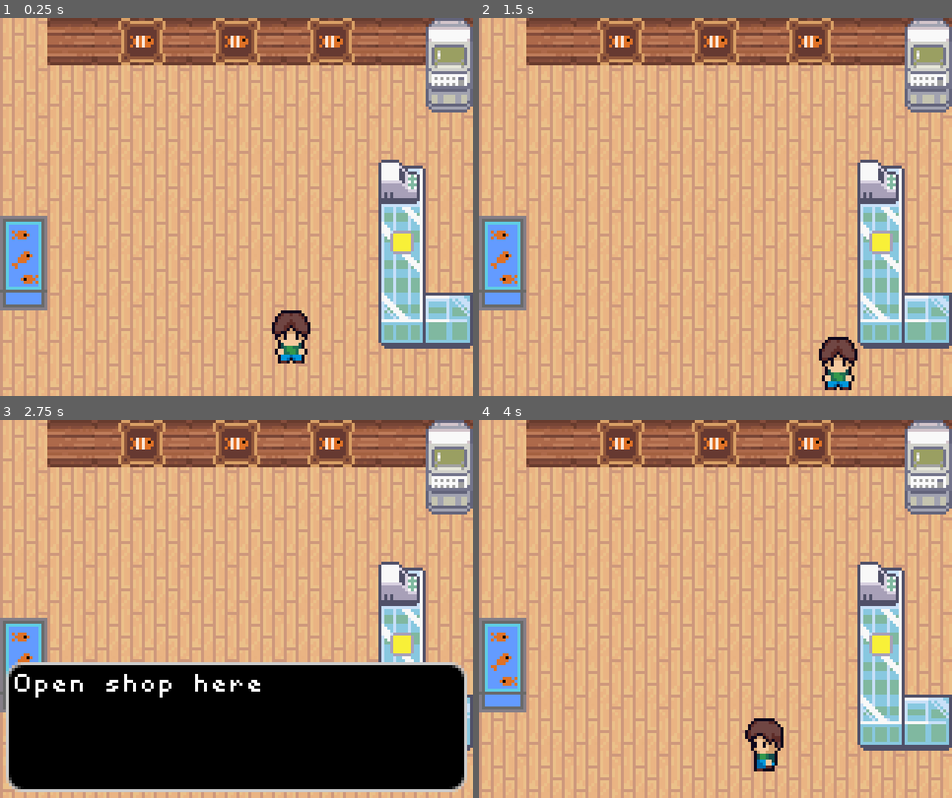
Above: before the commit, frames 1-4 (two rows, left to right).
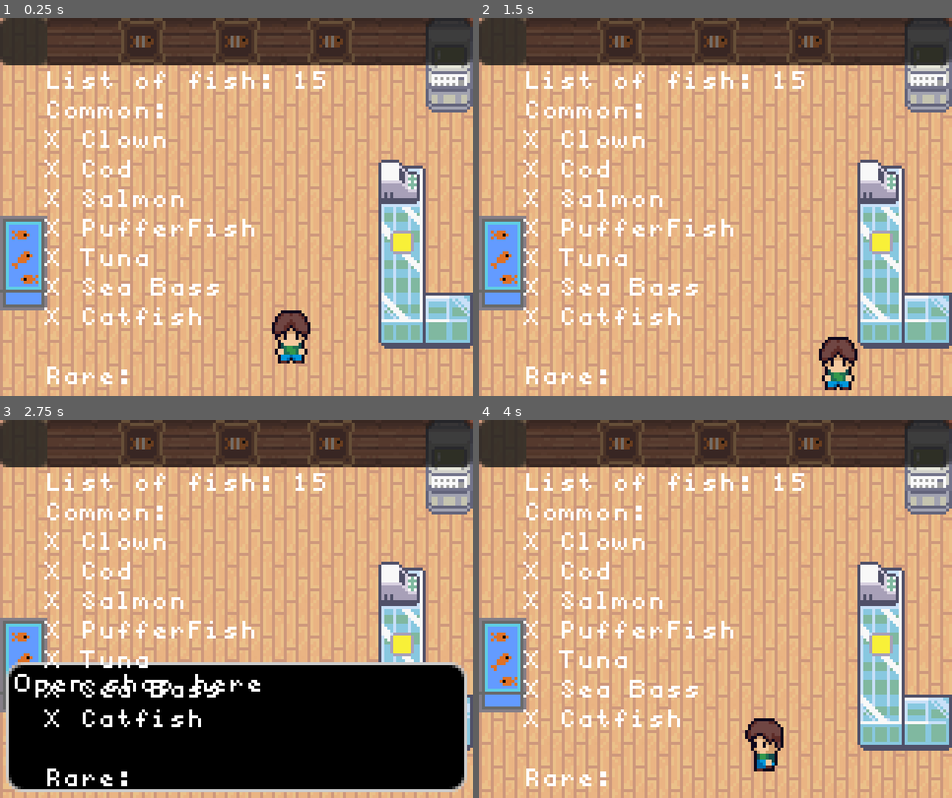
Above: after the commit, the same moments.

Repository: ColinVanderMeer/UntitledFishingGameGodot
Game: Godot game, scene res://shop.tscn
Same seed, same stepped clock (60 frames per second), same inputs: the game is played once before the commit and once after it. The project has no main scene, so this scene is started directly.
Inputs:
- Up to frame 1 (0.25 s): no input
- Up to frame 2 (1.5 s): tap Enter at 0.5 s; hold Right (ui_right) 0.53-1.28 s; tap E (interact) at 0.6, 1.35 s; tap Space at 1.25 s; hold Down (ui_down) from 1.28 s (still down)
- Up to frame 3 (2.75 s): tap Enter at 2 s; release Down (ui_down) at 2.03 s; hold Right (ui_right) from 2.03 s (still down); tap E (interact) at 2.1 s
- Up to frame 4 (4 s): tap Space at 2.75 s; release Right (ui_right) at 2.78 s; hold Up (ui_up) 2.78-3.53 s; tap E (interact) at 2.85, 3.6 s; tap Enter at 3.5 s; hold Left (ui_left) from 3.53 s (still down)

The runs differ from the first frame. In frame 1, 16% of the frame differs, in the area x 0-100%, y 0-97%; in frame 2, 16%; in frame 3, 16%; in frame 4, 16%.

Commit message:
Fix old fish names

Diff:
--- a/shop.tscn
+++ b/shop.tscn
@@ -8,7 +8,7 @@
 [ext_resource type="Texture2D" uid="uid://desx6lkavlq0" path="res://assets/FishFrame.png" id="6_8kdgp"]
 [ext_resource type="Script" uid="uid://bcdlhtbmrvus7" path="res://fish_tank.gd" id="6_msgp6"]
 [ext_resource type="Script" uid="uid://b8hflqyw0dblf" path="res://fish_display.gd" id="6_myf4l"]
-[ext_resource type="Texture2D" uid="uid://dw53nbpaxlfhq" path="res://assets/Fish/Clown.png" id="7_8kdgp"]
+[ext_resource type="Texture2D" uid="uid://dw53nbpaxlfhq" path="res://assets/Fish/clown.png" id="7_8kdgp"]
 [ext_resource type="Script" uid="uid://bosh1ciewx1gk" path="res://interact_area.gd" id="8_p5a0g"]
 [ext_resource type="Texture2D" uid="uid://d0heyxpnc50l6" path="res://assets/shopCounter.png" id="8_sw5c6"]
 [ext_resource type="PackedScene" uid="uid://bdxlsixuf0tg" path="res://text_box.tscn" id="9_xqmyw"]
@@ -189,7 +189,6 @@
 [node name="TextBox" parent="." instance=ExtResource("9_xqmyw")]
 
 [node name="Greyboxing" type="Control" parent="."]
-visible = false
 layout_mode = 3
 anchors_preset = 0
 offset_right = 3.0
@@ -221,12 +220,12 @@
 text = "List of fish: 15
 Common:
 X Clown
-- Cod
-- Salmon
-- PufferFish
-- Tuna
-- Sea Bass
-- Catfish
+X Cod
+X Salmon
+X PufferFish
+X Tuna
+X Sea Bass
+X Catfish
 
 Rare:
 X Pig fish (bluebell)
Not shown, changed: assets/Fish/Clown.png.import
Renamed: assets/Fish/atFish.png -> assets/Fish/at_fish.png
Not shown, changed: assets/Fish/at_fish.png.import
Renamed: assets/Fish/Frog.png -> assets/Fish/magical_frog.png
Not shown, changed: assets/Fish/magical_frog.png.import
